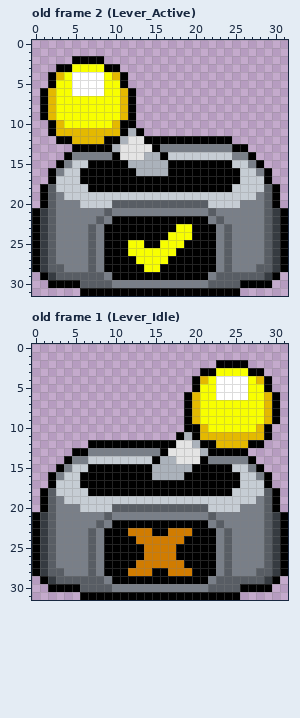
One commit to this pixel-art file: Assets/Game/Assets/LevelObjets/Lever.aseprite. Above is the file before it was changed.
32x32 pixels, 2 frames. Shown: old frame 2 (Lever_Active), old frame 1 (Lever_Idle). The commit also changed other frames, which this record leaves out.
After the commit:
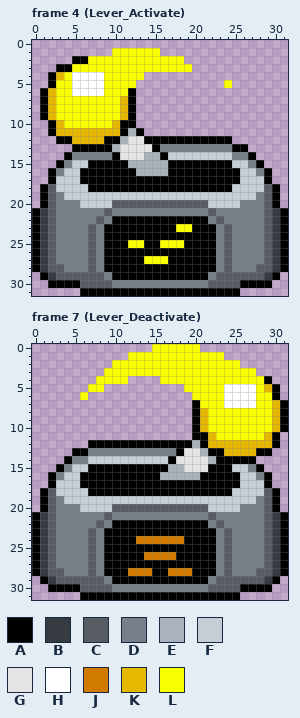
Palette (. is transparent): A #000000  B #363b41  C #585d64  D #797f88  E #abb2bb  F #c6cdd4  G #e4e4e4  H #ffffff  J #d17c00  K #e4b900  L #f8ff00
A new or re-ordered frame is compared with the old frame closest to it.
From the commit log: Implement Lever Animation & TODO for finished Actions
The exact change:
frames 2 -> 9
Frame 4 (Lever_Activate) is new; against old frame 2 (Lever_Active):
The author changed colour L to colour A in row 24 at x 17 to 19; in row 26 at x 12 to 17; in row 27 at x 13; in row 28 at x 14 to 15.
Colour L now appears in row 1 at x 10 to 15; in row 2 at x 9 to 18; in row 3 at x 11 to 19; in row 4 at x 12 to 13; in row 5 at x 12 and 24.
The author changed colour A to colour L in row 2 at x 7 to 8; in row 3 at x 9 to 10; in rows 4 to 5 at x 11.
The author changed colour K to colour L in row 4 at x 10; in row 6 at x 11.
Frame 7 (Lever_Deactivate) is new; against old frame 1 (Lever_Idle):
Colour A now appears in row 5 at x 30; in rows 7 to 10 at x 31; in rows 11 to 12 at x 30; in row 13 at x 28 to 29.
The author changed colour D to colour A in row 14 at x 23 to 26.
The author changed colour E to colour A in row 14 at x 17; in row 15 at x 15 to 16; in row 16 at x 15.
The author changed colour G to colour A in row 12 at x 18 to 19; in row 13 at x 18.
The author changed colour J to colour A in row 23 at x 12 to 14 and 17 to 19; in row 25 at x 14 to 17; in row 27 at x 13 to 18.
The author changed colour K to colour A in rows 7 to 9 at x 20; in row 11 at x 21.
The author changed colour A to colour D in row 13 at x 16.
The author changed colour G to colour D in row 13 at x 17.
The author changed colour A to colour E in row 16 at x 19 to 20.
The author changed colour D to colour E in row 14 at x 22.
The author changed colour A to colour F in row 14 at x 15.
The author changed colour E to colour F in row 14 at x 16.
The author changed colour A to colour G in row 14 at x 21; in row 15 at x 20 to 21.
The author changed colour E to colour G in row 15 at x 19.
The author changed colour L to colour H in rows 5 to 6 at x 27; in row 7 at x 24 to 27.
Colour K now appears in row 10 at x 30; in row 12 at x 29; in row 13 at x 27.
The author changed colour A to colour K in row 5 at x 29; in rows 7 to 9 at x 30; in row 11 at x 29; in row 12 at x 22 and 27 to 28; in row 13 at x 24 to 26.
The author changed colour L to colour K in rows 8 to 9 at x 21.
Colour L now appears in row 0 at x 15 to 20; in row 1 at x 12 to 23; in row 2 at x 10 to 22; in row 3 at x 9 to 20; in row 4 at x 8 to 11 and 16 to 19; in row 5 at x 7 to 8 and 19.
Colour L now appears in row 6 at x 6.
The author changed colour A to colour L in row 2 at x 23 to 25; in row 3 at x 21 to 22 and 27; in rows 4 to 5 at x 20; in row 10 at x 29.
The author changed colour H to colour L in row 4 at x 23 to 26; in rows 5 to 6 at x 23.
The author changed colour K to colour L in row 4 at x 21 and 28; in row 6 at x 20 and 29; in rows 7 to 9 at x 29; in row 10 at x 28; in row 11 at x 23 to 28.
Colour A is removed in row 2 at x 26; in row 3 at x 28; in rows 6 to 10 at x 19; in row 11 at x 18.
Colour E is removed in row 11 at x 19.
